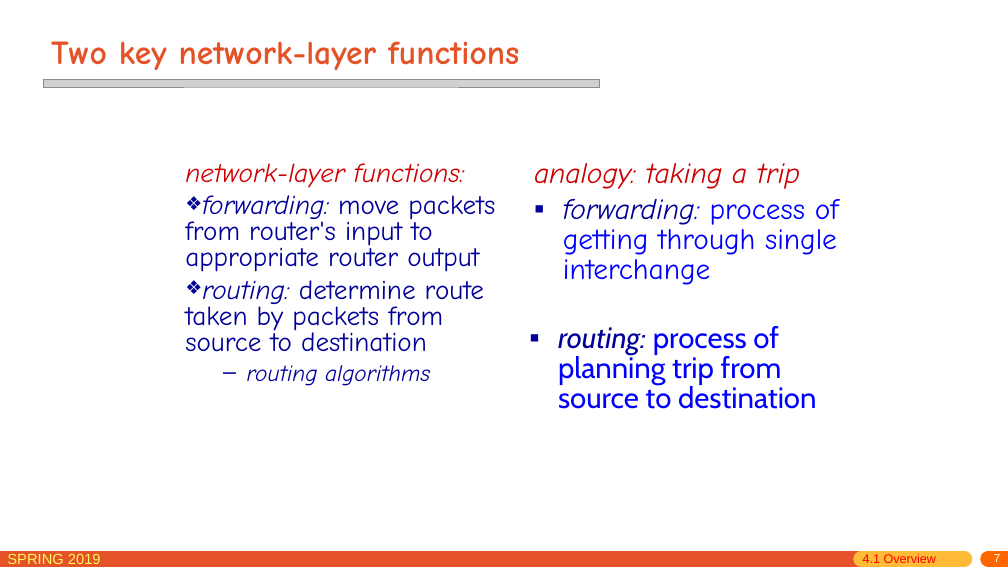
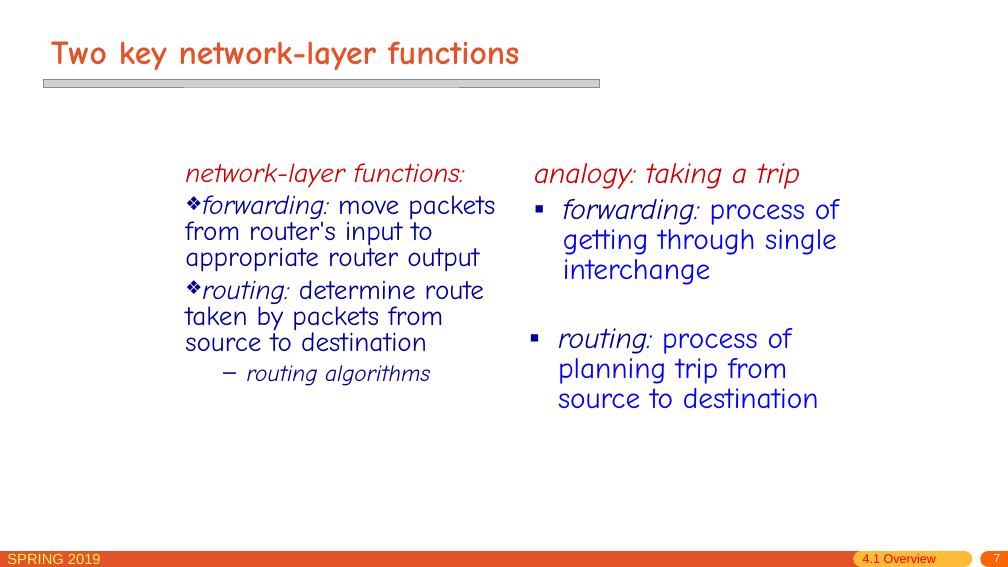
Before and after one commit to jichenghu/PPT_networkDistributed, a slide deck: slide 7 of chapter4.pptx. Drawn at 1008x567 pixels with LibreOffice and Linux fonts; fonts in the diff are those of the drawing; grey boxes stand for pictures. Boxes give left, top, right and bottom in pixels: in the first picture for what was removed or moved away, otherwise in the second. Text is boxed around its words. In the diff, an @@ line names an element or a change of style, - is before the commit and + after.

```diff
--- a/chapter4.pptx
+++ b/chapter4.pptx
@@ text "routing: process of planning trip ..." at bbox=[558, 328, 819, 409]: font Cabin to Comic Neue @@
```
Also in this commit, not shown: 2 other slides changed.
